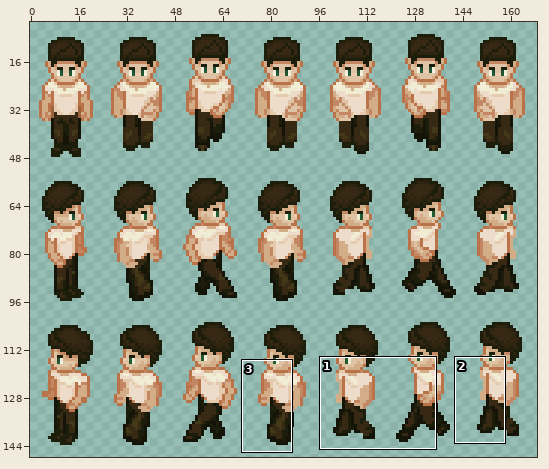
One commit to this pixel-art file: Assets/character/Main Character/character_animations.aseprite. The picture above shows the old version from afar; the outline marks the close-up.
Close-up. First the earlier version:
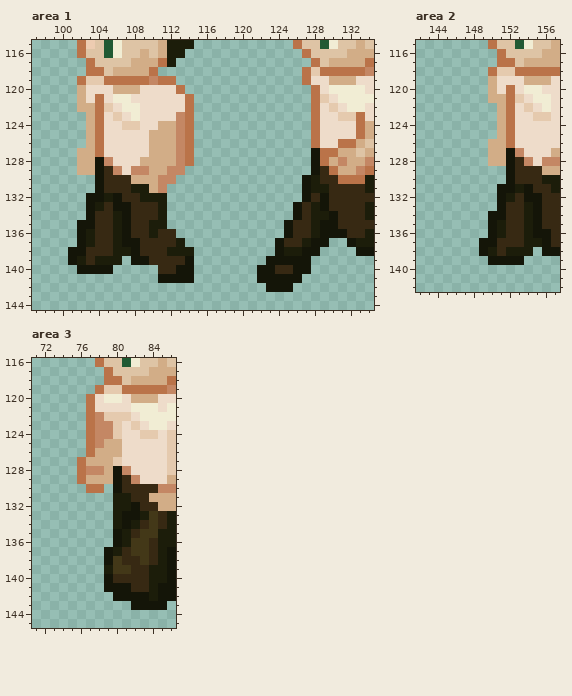
240x240 pixels, 1 frame. Colours within 5 levels of each other are drawn and written as one. Shown: area 1: x 97..134, y 115..144; area 2: x 142..157, y 115..142; area 3: x 71..86, y 116..145. The wide view leaves out empty margins. The commit also changed other parts of the picture, which this record leaves out.
New version:
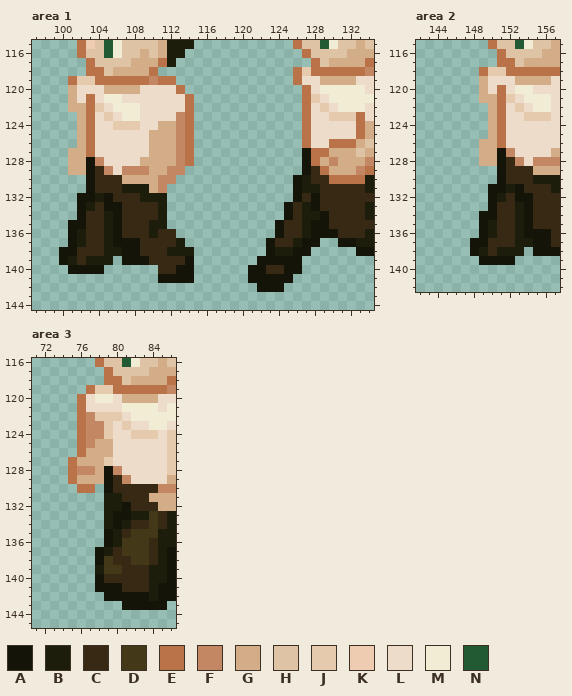
Palette (. is transparent): A #141508  B #1c1d0a  C #372913  D #433818  E #ba7349  F #c48764  G #d2ad87  H #dec4a5  J #e5caae  K #edccb1  L #eedcca  M #f1edd4  N #215a33
Diff:
Area 1:
y 118: x 126..128 .EJ -> EJE
y 119: x 101..102 .E -> EJ; x 104 J -> E; x 126..127 .E -> EL; x 129 L -> G
y 120: x 101..102 .G -> GL; x 105 L -> G; x 127..129 .EL -> ELM
y 121: x 101..105 .GLEL -> GLELM; x 107 M -> L; x 127..130 .EJL -> EJLM
y 122: x 101 . -> G; x 103..106 GEJL -> EJLM; x 127..131 .ELJL -> ELJLM
y 123: x 102..107 .GELJL -> GELJLM; x 127..128 .E -> EL; x 130 L -> J
y 124: x 102..104 .GE -> GEL; x 106 L -> J; x 127..128 .E -> EL
y 125: x 102..104 .GE -> GEL; x 127..128 .E -> EL
y 126: x 102..104 .GE -> GEL; x 127..128 .E -> EL; x 130 L -> E
y 127: x 101 . -> G; x 103..104 GE -> EL; x 127..128 .A -> AE; x 130 E -> G
y 128: x 101 . -> G; x 103..105 GAF -> AFL; x 127..131 .AEGF -> AEGFG
y 129: x 101 . -> G; x 103..107 GACFL -> ACFLF; x 127..130 .ACE -> ACEG
y 130: x 103..104 .A -> AC; x 107 C -> G; x 126..128 .AB -> ABC; x 130 C -> E
y 131: x 103..104 .A -> AC; x 107 C -> B; x 126..127 .A -> AB; x 129 B -> C
y 132: x 102 . -> A; x 104..106 ABA -> BAC; x 126..129 .ACA -> ACAC
y 133: x 102..105 .ABC -> ABCA; x 107 A -> C; x 125..129 .ACBA -> ACBAC
y 134: x 102..103 .A -> AC; x 105..107 CBA -> BAC; x 125..127 .AC -> ACB; x 129..130 BA -> AC
y 135: x 101 . -> A; x 103 A -> C; x 105..107 CBA -> BAC; x 124..125 .A -> AC; x 127..128 CB -> BA; x 130 A -> C
y 136: x 101..103 .AB -> ABC; x 105..107 CBA -> BAC; x 124..125 .A -> AC; x 127..128 CB -> BA; x 131 A -> C
y 137: x 101..103 .AB -> ABC; x 105..106 CB -> BA; x 123..124 .A -> AC; x 126..127 CB -> BA; x 129 A -> .; x 131 . -> A
y 138: x 100 . -> A; x 102 A -> C; x 105 C -> B; x 107 B -> A; x 123..124 .A -> AB; x 126 B -> A; x 128 A -> .
y 139: x 100..103 .ABC -> ABCB; x 106..107 B. -> .A; x 122 . -> A; x 127 A -> .
y 140: x 101 . -> A; x 105 A -> .; x 121 . -> A; x 123 A -> C; x 125 C -> A; x 127 A -> .
y 141: x 121 . -> A; x 126 A -> .
y 142: x 122 . -> A; x 125 A -> .
Area 2:
y 118: x 149..150 .E -> EJ; x 152 J -> E
y 119: x 149..150 .G -> GL; x 153 L -> G
y 120: x 149..153 .GLEL -> GLELM; x 155 M -> L
y 121: x 149 . -> G; x 151..154 GEJL -> EJLM
y 122: x 150..155 .GELJL -> GELJLM
y 123: x 150..152 .GE -> GEL; x 154 L -> J
y 124..125: x 150..152 .GE -> GEL
y 126: x 149 . -> G; x 151..152 GE -> EL
y 127: x 149 . -> G; x 151..153 GAF -> AFL
y 128: x 149 . -> G; x 151..155 GACFL -> ACFLF
y 129: x 151..152 .A -> AC; x 155 C -> G
y 130: x 151..152 .A -> AC; x 155 C -> B
y 131: x 150 . -> A; x 152..154 ABA -> BAC
y 132: x 150..153 .ABC -> ABCA; x 155 A -> C
y 133: x 150..151 .A -> AC; x 153..155 CBA -> BAC
y 134: x 149 . -> A; x 151 A -> C; x 153..155 CBA -> BAC
y 135: x 149..151 .AB -> ABC; x 153..155 CBA -> BAC
y 136: x 149..151 .AB -> ABC; x 153..154 CB -> BA
y 137: x 148 . -> A; x 150 A -> C; x 153 C -> B; x 155 B -> A
y 138: x 148..151 .ABC -> ABCB; x 154..155 B. -> .A
y 139: x 149 . -> A; x 153 A -> .
Area 3:
y 119: x 77..78 .E -> EJ; x 80 J -> E
y 120: x 76..78 .EL -> ELM; x 80..81 ML -> LG
y 121: x 76..77 .E -> EL; x 81 L -> M
y 122: x 76..78 .EF -> EFJ; x 81..82 JL -> LM
y 123: x 76..77 .E -> EF; x 79..82 FJLJ -> JLJL
y 124: x 76..77 .E -> EF; x 79..80 FJ -> JL; x 82 L -> J
y 125: x 76..78 .EF -> EFG; x 80 G -> L
y 126: x 76..77 .E -> EG; x 80 G -> L
y 127: x 75..76 .E -> EG; x 79..80 GJ -> JL
y 128: x 75..76 .E -> EF; x 78..81 FGAF -> GAFL
y 129: x 75..76 .E -> EG; x 79..82 GACF -> ACFL
y 130: x 76 . -> E; x 78..80 E.A -> .AC
y 131: x 79 . -> B; x 81 B -> C
y 132: x 79 . -> B; x 81..82 BA -> AC
y 133: x 79..80 .B -> BA; x 82 A -> B
y 134: x 79..82 .BAB -> BABC
y 135: x 79..82 .ABC -> ABCD
y 136: x 79..81 .AB -> ABD
y 137: x 78..81 .ABC -> ABCD
y 138: x 78..80 .AD -> ADC; x 82 C -> D
y 139: x 78..79 .B -> BD; x 81 D -> C
y 140: x 78..79 .A -> AC
y 141: x 78 . -> A; x 81 A -> C
y 142: x 79 . -> A
y 143: x 81 . -> A
